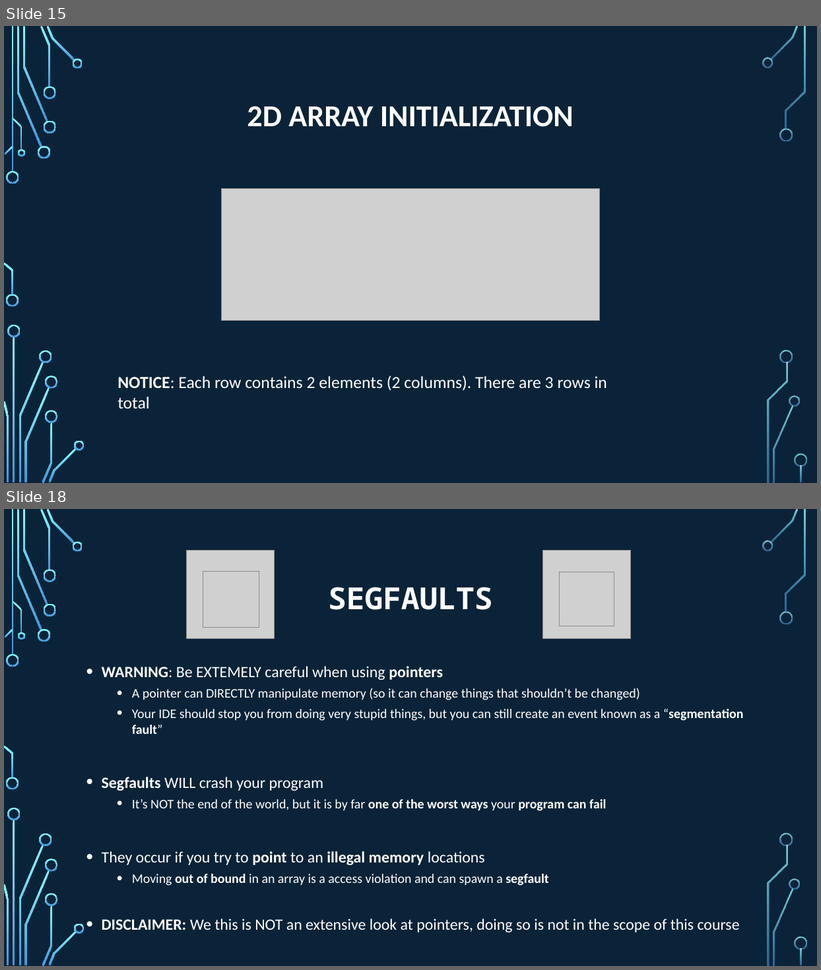
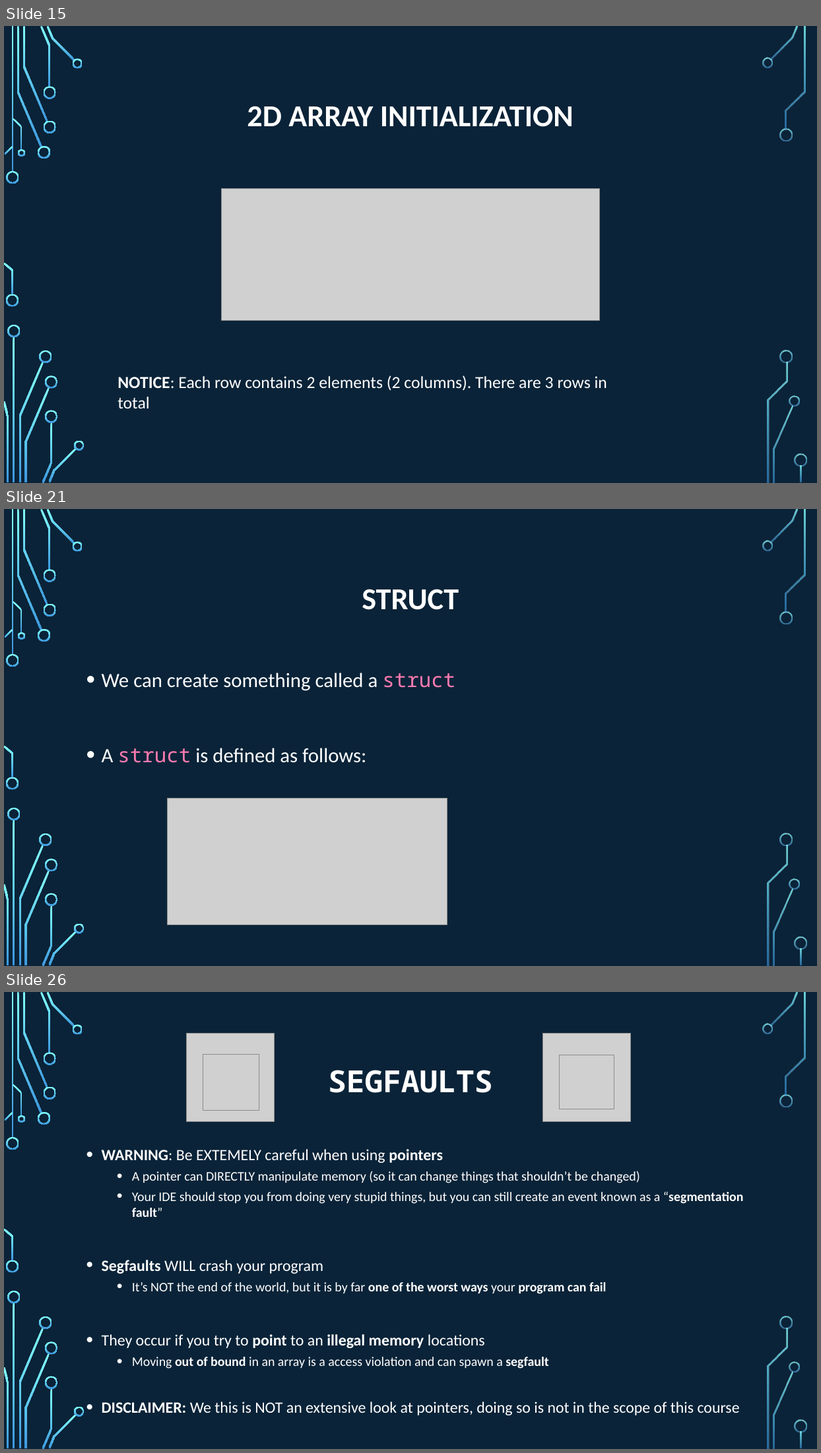
Before and after one commit to psypdt/ZIS_C-_Summer_Course_2019, a slide deck: Day_5/Day_5.pptx. Shown one above the other, each under a label of ours: slides 15 and 18 before the commit, slides 15, 21 and 26 after it; the slides between them are not shown. The pictures are 821x970 and 821x1453 pixels, drawn with LibreOffice and Linux fonts; fonts in the diff are those of the drawing; grey boxes stand for pictures; background and template pictures are left out. Boxes give left, top, right and bottom in pixels: in the first picture for what was removed or moved away, otherwise in the second. Text is boxed around its words. In the diff, an @@ line names an element or a change of style, - is before the commit and + after.

```diff
--- a/Day_5/Day_5.pptx
+++ b/Day_5/Day_5.pptx
@@ slide 21 added at bbox=[4, 509, 817, 966], background picture (left out); not listed: 36 template elements that a slide beside it also shows @@
@@ title added at bbox=[362, 589, 459, 610], 36 pt, text #FFFFFF, bold @@
+STRUCT
@@ text added at bbox=[102, 673, 455, 763], 24 pt, text #FFFFFF @@
+• We can create something called a struct
+• A struct is defined as follows:
@@ picture added at bbox=[168, 799, 448, 925] @@
@@ what was slide 18 is now slide 26 @@
```
Also in this commit, not shown: 1 slide changed, 8 other slides added, 1 slide removed, 1 other file.
